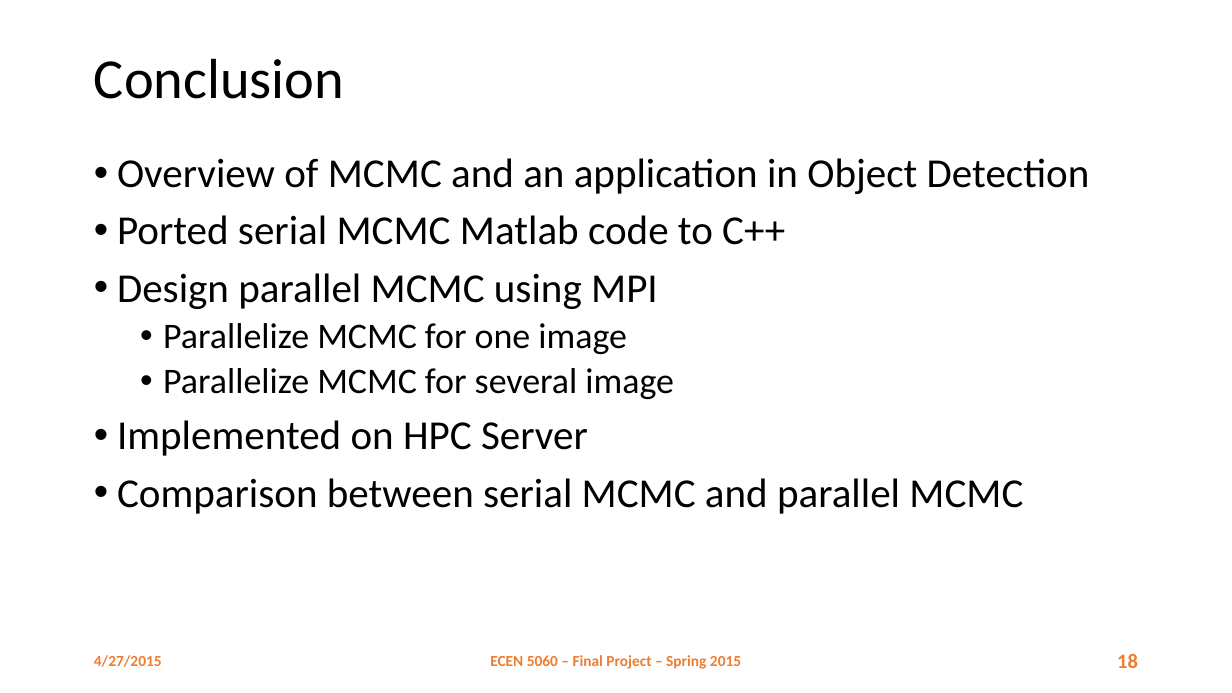
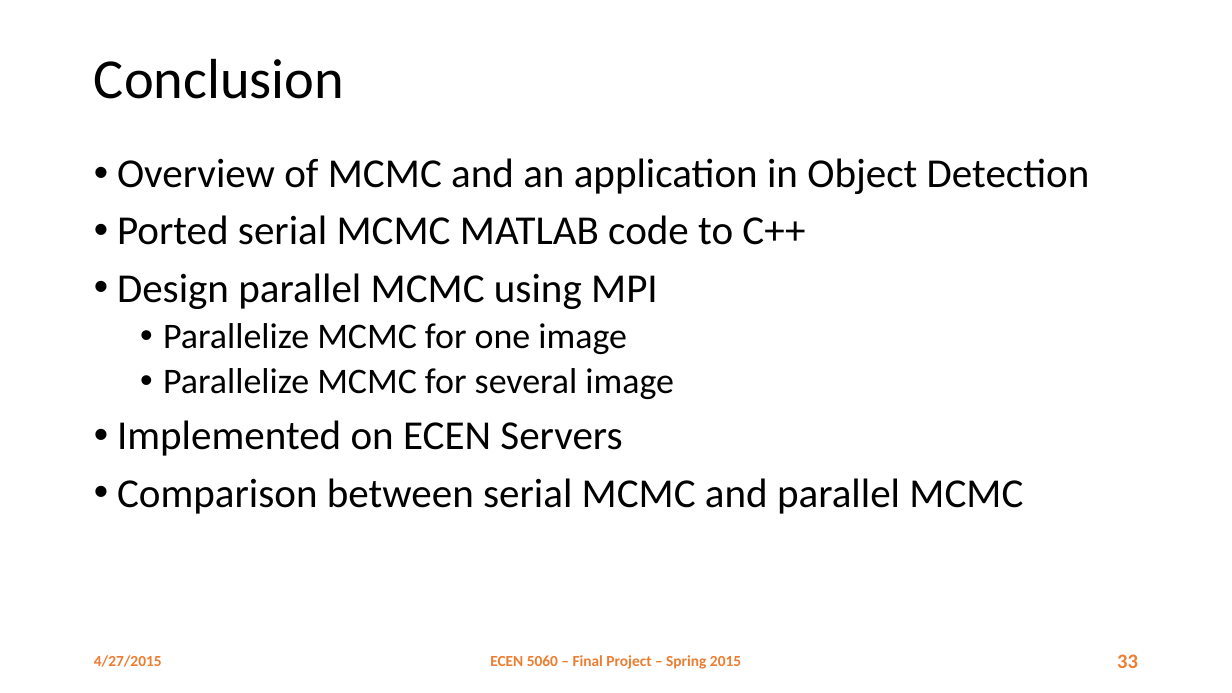
Before and after one commit to danhtuan/jdmcmc-mpi, a slide deck: slide 33 of report/Parallel MCMC.pptx (slide 18 before the commit). Drawn at 1232x693 pixels with LibreOffice and Linux fonts; fonts in the diff are those of the drawing; background and template pictures are left out. Boxes give left, top, right and bottom in pixels: in the first picture for what was removed or moved away, otherwise in the second. Text is boxed around its words. In the diff, an @@ line names an element or a change of style, - is before the commit and + after.

```diff
--- a/report/Parallel MCMC.pptx
+++ b/report/Parallel MCMC.pptx
@@ text at (117, 215, 805, 245): text changed @@
-• Ported serial MCMC Matlab code to C++
+• Ported serial MCMC MATLAB code to C++
@@ text at (117, 420, 622, 456): text changed @@
-• Implemented on HPC Server
+• Implemented on ECEN Servers
@@ page number at (1117, 654, 1138, 668): text changed @@
-18
+33
```
Also in this commit, not shown: 3 other slides changed, 15 slides added, 1 other file.
